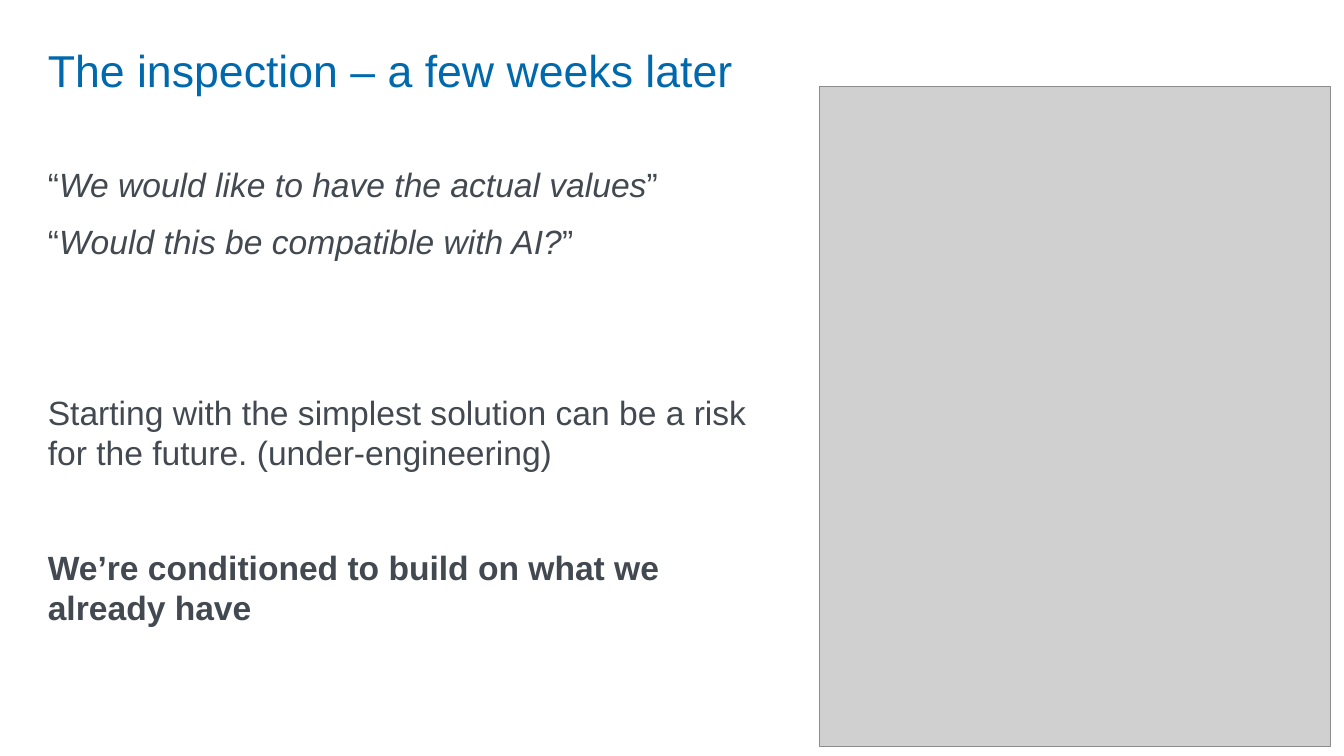
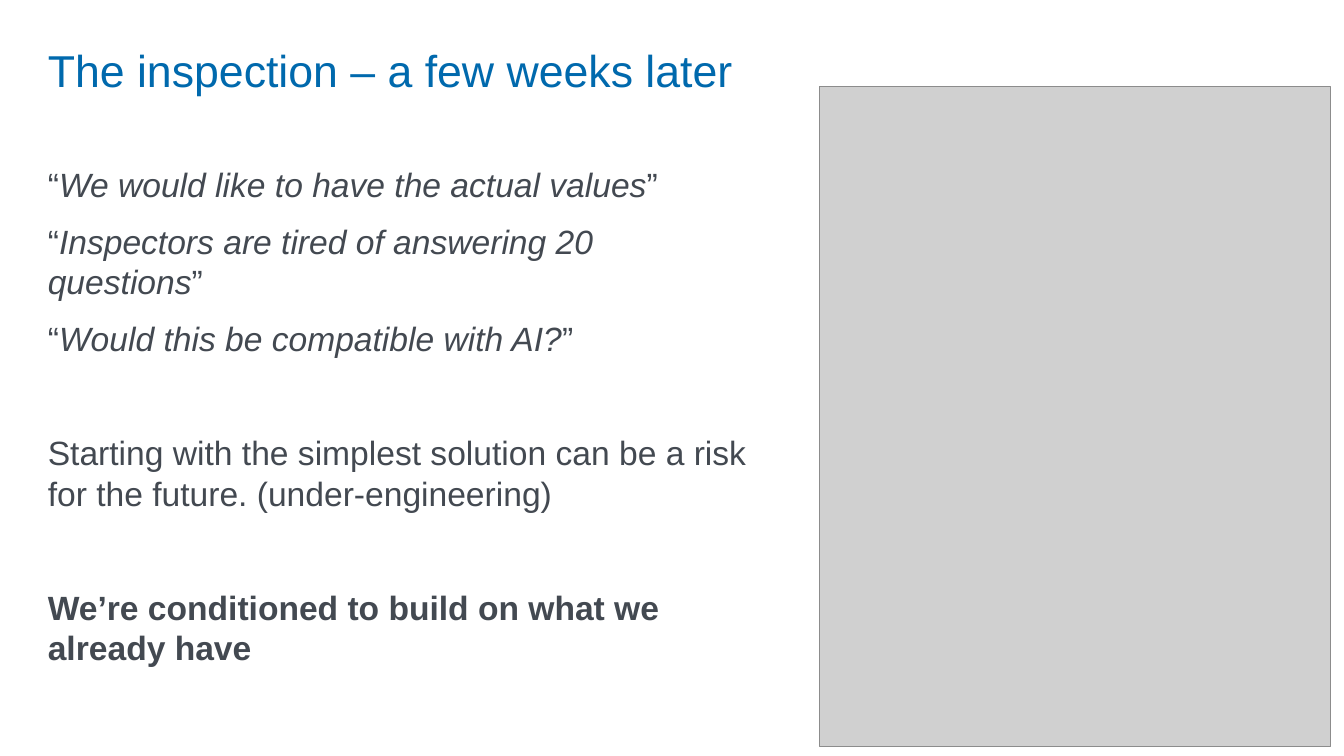
Before and after one commit to StevenHillaert/talk-hellostavanger-2026, a slide deck: slide 31 of Roast my design decisions.pptx. Drawn at 1344x756 pixels with LibreOffice and Linux fonts; fonts in the diff are those of the drawing; grey boxes stand for pictures. Boxes give left, top, right and bottom in pixels: in the first picture for what was removed or moved away, otherwise in the second. Text is boxed around its words. In the diff, an @@ line names an element or a change of style, - is before the commit and + after.

```diff
--- a/Roast my design decisions.pptx
+++ b/Roast my design decisions.pptx
@@ text at [48,229,593,301]: paragraph added @@
+“Inspectors are tired of answering 20 questions”
```
Also in this commit, not shown: 10 other slides changed, 2 other files.
